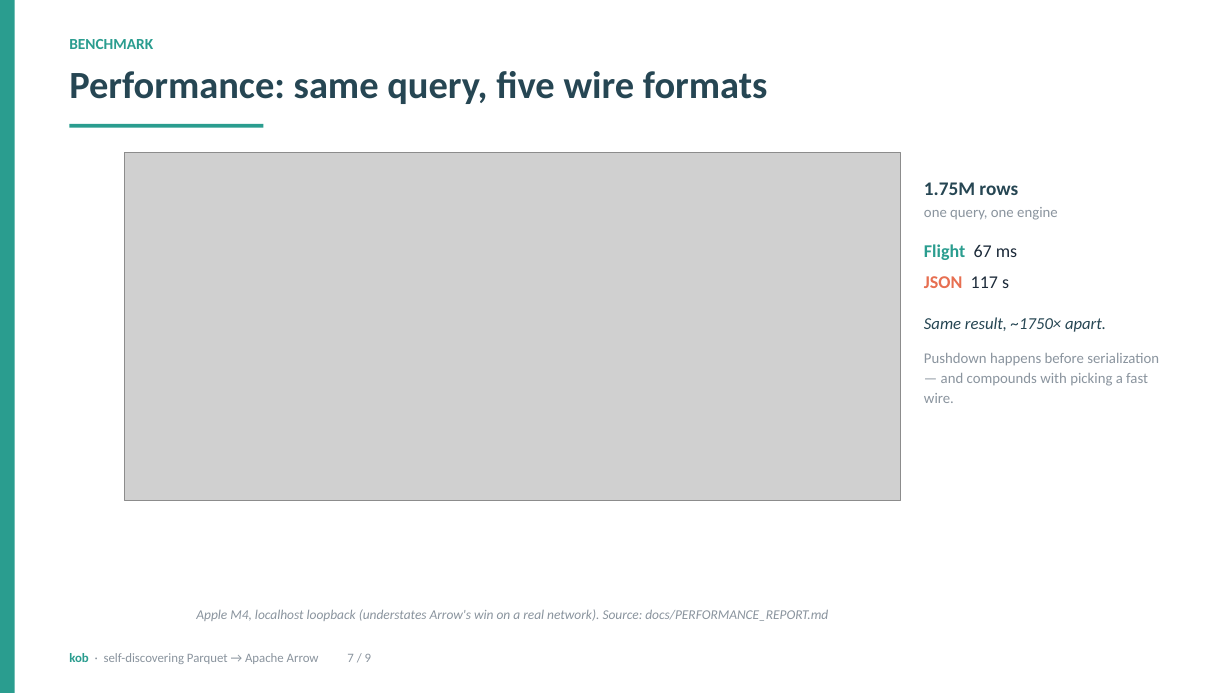
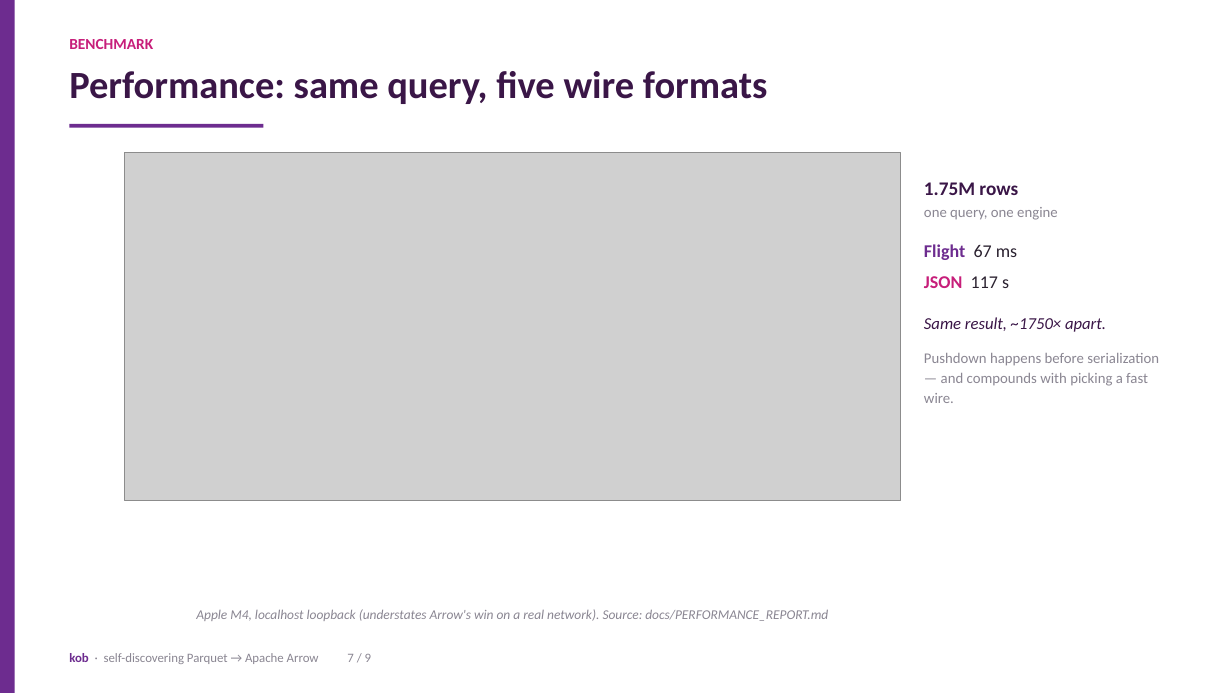
Before and after one commit to iyedexe/kob, a slide deck: slide 7 of presentation/kob.pptx. Drawn at 1232x693 pixels with LibreOffice and Linux fonts; fonts in the diff are those of the drawing; grey boxes stand for pictures. Boxes give left, top, right and bottom in pixels: in the first picture for what was removed or moved away, otherwise in the second. Text is boxed around its words. In the diff, an @@ line names an element or a change of style, - is before the commit and + after.

```diff
--- a/presentation/kob.pptx
+++ b/presentation/kob.pptx
@@ rectangle at [0,0,15,693]: fill #2A9D8F to #6D2C8F @@
@@ text "BENCHMARK" at [69,39,153,49]: text colour #2A9D8F to #C71E7A @@
@@ text "Performance: same query, five wire ..." at [69,71,767,104]: text colour #264653 to #3A1647 @@
@@ rectangle at [69,124,263,128]: fill #2A9D8F to #6D2C8F @@
@@ text "1.75M rows" at [924,182,1159,403]: text colour #264653 to #3A1647 in "1.75M rows", "Same result, ~1750× apart."; text colour #8A949E to #8A8692 in "one query, one engine", "Pushdown happens before serialization — and compounds ..."; text colour #2A9D8F to #6D2C8F in "Flight"; text colour #1D2B3A to #2B2230 in "67 ms", "117 s"; text colour #E76F51 to #C71E7A in "JSON" @@
@@ text "kob · self-discovering Parquet → ..." at [69,653,371,664]: text colour #2A9D8F to #6D2C8F in "kob"; text colour #8A949E to #8A8692 @@
```
Also in this commit, not shown: 8 other slides changed, 3 other files.
